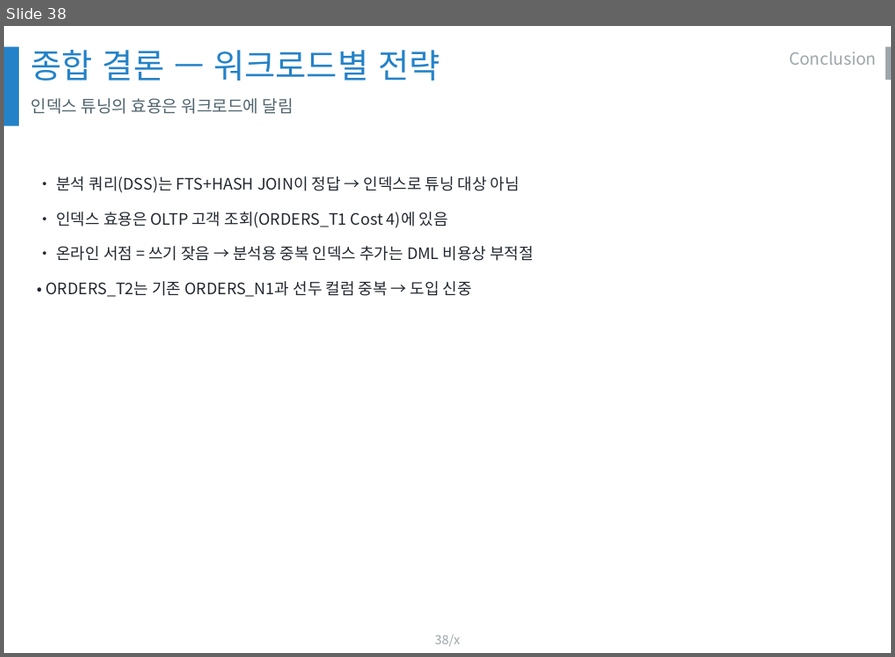
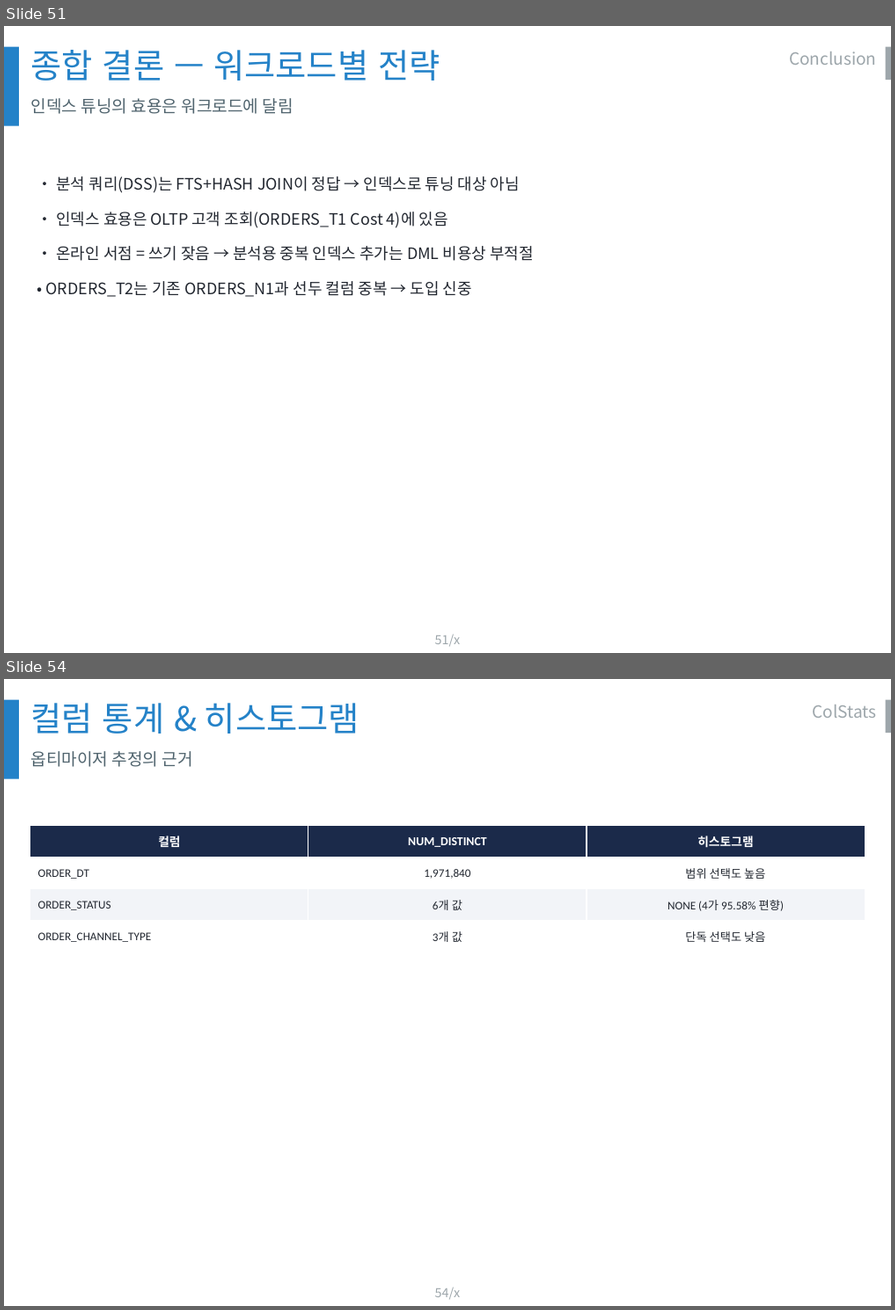
Before and after one commit to olmas70/slides, a slide deck: ppt/BO_DB운영_발표.pptx. Shown one above the other, each under a label of ours: slide 38 before the commit, slides 51 and 54 after it; the slides between them are not shown. The pictures are 895x657 and 895x1310 pixels, drawn with LibreOffice and Linux fonts; fonts in the diff are those of the drawing; background and template pictures are left out. Boxes give left, top, right and bottom in pixels: in the first picture for what was removed or moved away, otherwise in the second. Text is boxed around its words. In the diff, an @@ line names an element or a change of style, - is before the commit and + after.

```diff
--- a/ppt/BO_DB운영_발표.pptx
+++ b/ppt/BO_DB운영_발표.pptx
@@ slide 54 added at <box>4,679,891,1306</box>, background #FFFFFF; not listed: 3 template elements that a slide beside it also shows @@
@@ text added at <box>31,703,360,734</box>, 32 pt, text #2482C8 @@
+컬럼 통계 & 히스토그램
@@ text added at <box>812,705,876,718</box>, 16 pt, text #9DA6AB @@
+ColStats
@@ text added at <box>31,751,193,767</box>, 16 pt, text #50646E @@
+옵티마이저 추정의 근거
@@ table added at <box>30,825,866,953</box>, 4 rows, 3 columns @@
+컬럼 | NUM_DISTINCT | 히스토그램
+ORDER_DT | 1,971,840 | 범위 선택도 높음
+ORDER_STATUS | 6개 값 | NONE (4가 95.58% 편향)
+ORDER_CHANNEL_TYPE | 3개 값 | 단독 선택도 낮음
@@ what was slide 38 is now slide 51 @@
@@ page number at <box>435,635,461,646</box>: text changed @@
-38/x
+51/x
```
Also in this commit, not shown: 55 other slides added.
